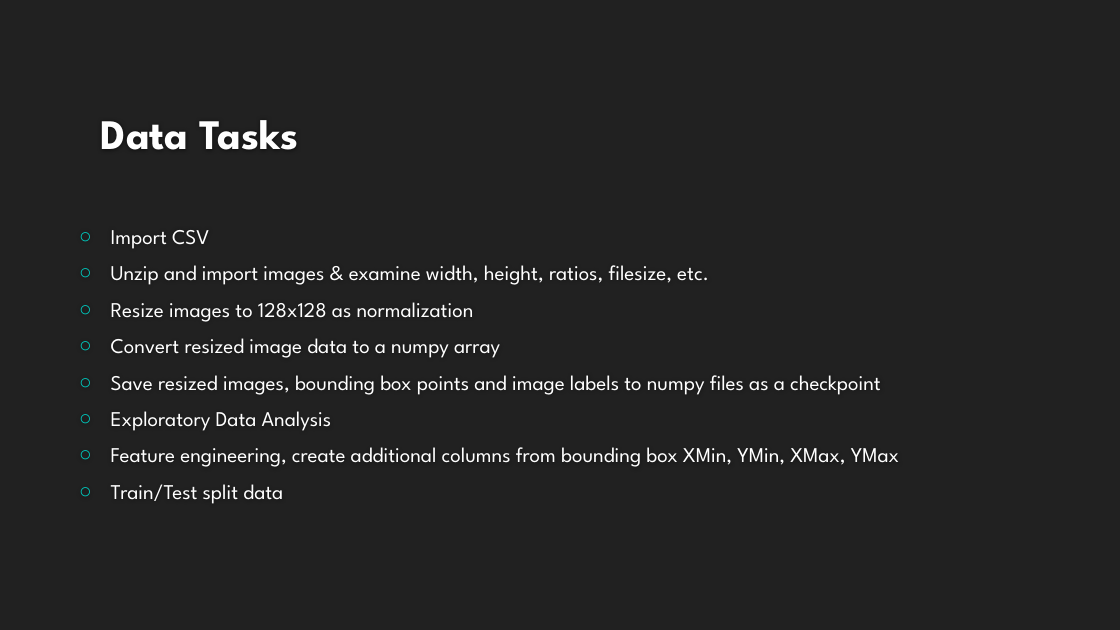
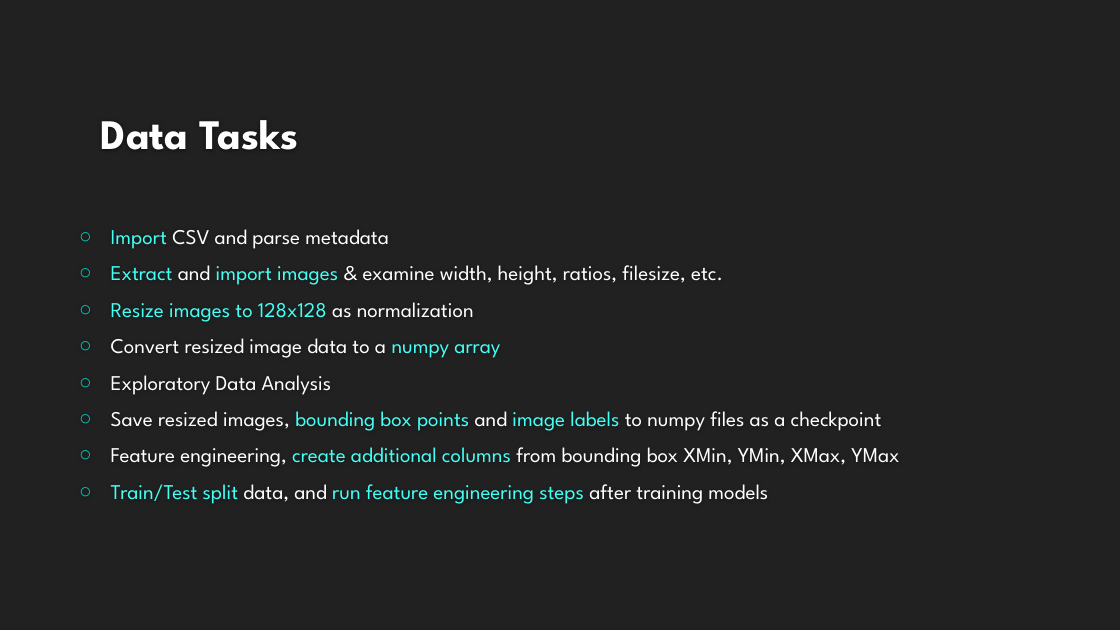
Before and after one commit to LaurenMadar/AML-finalgroup2, a slide deck: slide 5 of other/Group2_Phase1.pptx. Drawn at 1120x630 pixels with LibreOffice and Linux fonts; fonts in the diff are those of the drawing; background and template pictures are left out. Boxes give left, top, right and bottom in pixels: in the first picture for what was removed or moved away, otherwise in the second. Text is boxed around its words. In the diff, an @@ line names an element or a change of style, - is before the commit and + after.

```diff
--- a/other/Group2_Phase1.pptx
+++ b/other/Group2_Phase1.pptx
@@ text at (x1=111, y1=229, x2=723, y2=285): text changed @@
-○ Import CSV
-○ Unzip and import images & examine width, height, ratios, filesize, etc.
+○ Import CSV and parse metadata
+○ Extract and import images & examine width, height, ratios, filesize, etc.
@@ text at (x1=111, y1=302, x2=899, y2=467): text colour #FFFFFF to #44FFF5 in "Resize images to 128x128", "numpy array", "bounding box points image labels", "create additional columns" @@
@@ text at (x1=111, y1=375, x2=332, y2=395): paragraph added @@
+○ Exploratory Data Analysis
@@ text at (x1=111, y1=411, x2=332, y2=431): paragraph removed @@
-○ Exploratory Data Analysis
@@ text at (x1=111, y1=484, x2=768, y2=504): text changed; text colour #FFFFFF to #44FFF5 @@
-○ Train/Test split data
+○ Train/Test split data, and run feature engineering steps after training models
```
Also in this commit, not shown: 5 other slides changed, 2 slides added, 2 slides removed.
